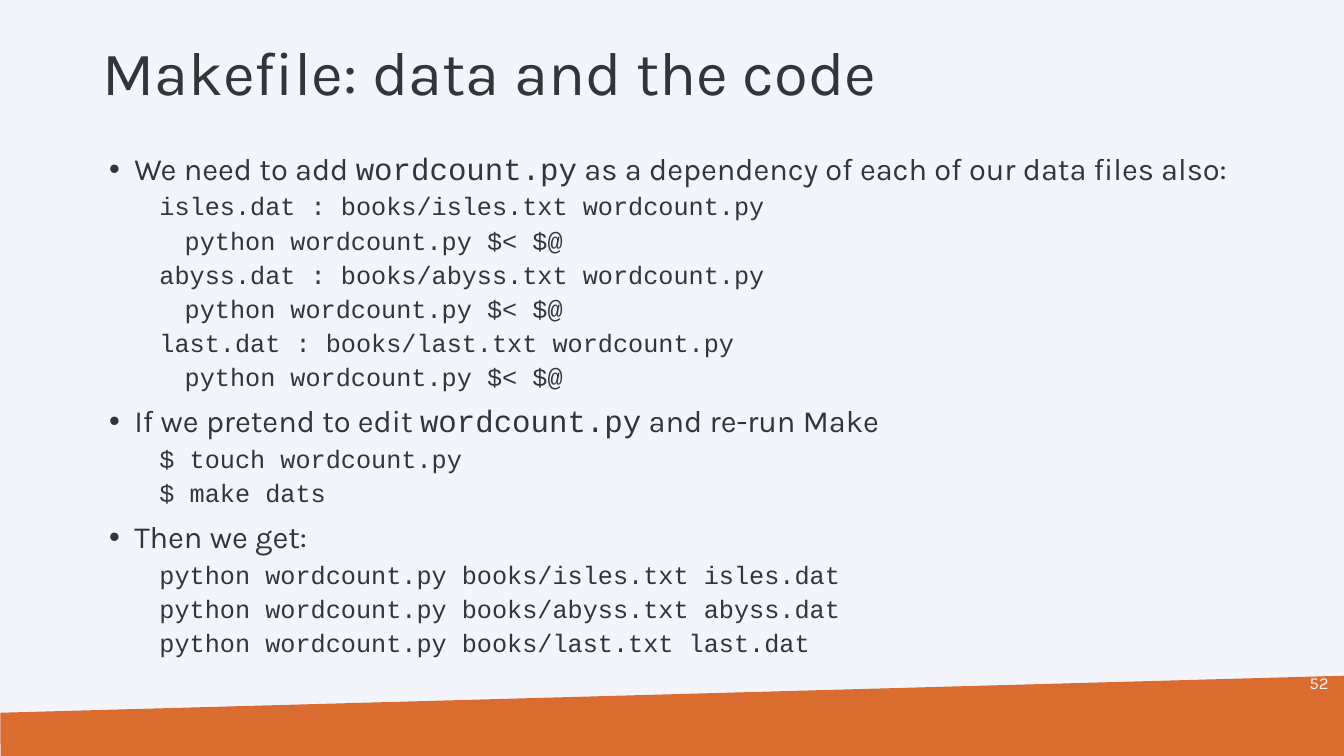
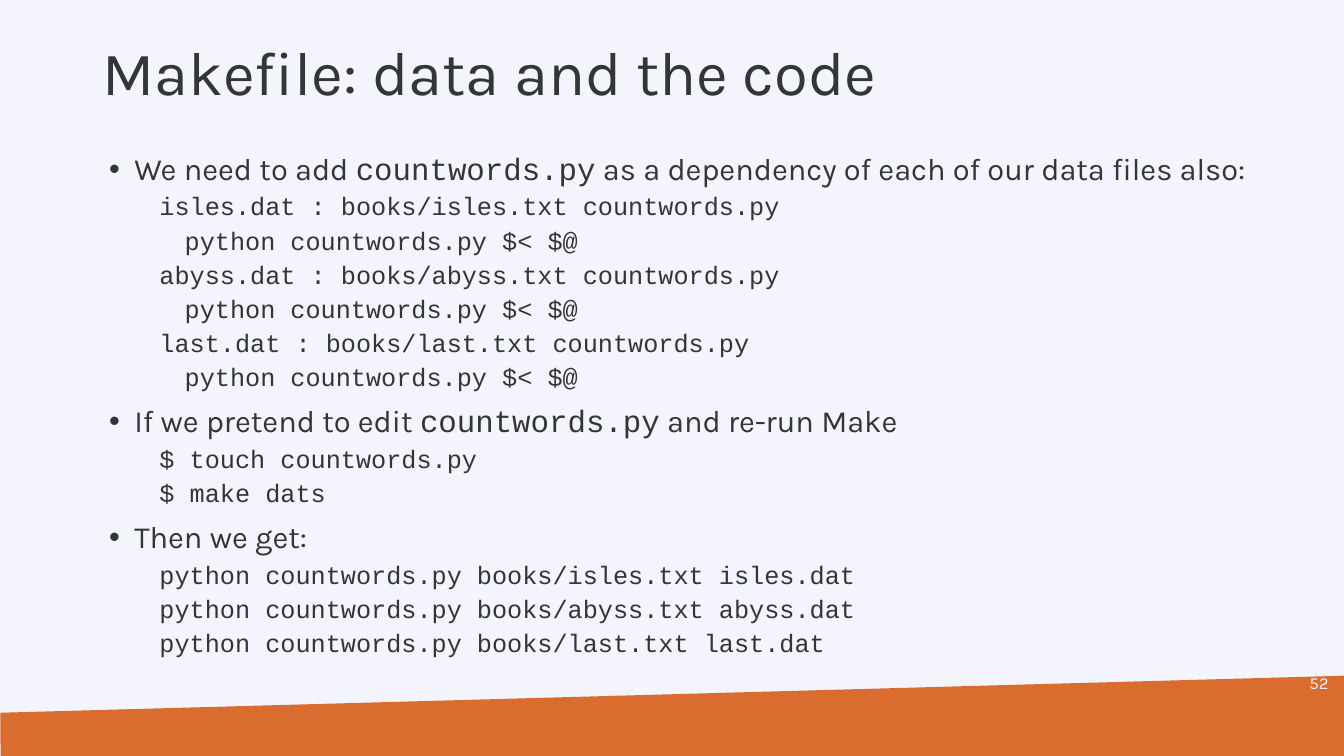
Before and after one commit to hpcleuven/Makefile-intro, a slide deck: slide 52 of Make.pptx. Drawn at 1344x756 pixels with LibreOffice and Linux fonts; fonts in the diff are those of the drawing; background and template pictures are left out. Boxes give left, top, right and bottom in pixels: in the first picture for what was removed or moved away, otherwise in the second. Text is boxed around its words. In the diff, an @@ line names an element or a change of style, - is before the commit and + after.

```diff
--- a/Make.pptx
+++ b/Make.pptx
@@ text at [134,158,1246,474]: text changed @@
-• We need to add wordcount.py as a dependency of each of our data files also:
-  isles.dat : books/isles.txt wordcount.py
-  python wordcount.py $< $@
-  abyss.dat : books/abyss.txt wordcount.py
-  python wordcount.py $< $@
-  last.dat : books/last.txt wordcount.py
-  python wordcount.py $< $@
-• If we pretend to edit wordcount.py and re-run Make
-  $ touch wordcount.py
+• We need to add countwords.py as a dependency of each of our data files also:
+  isles.dat : books/isles.txt countwords.py
+  python countwords.py $< $@
+  abyss.dat : books/abyss.txt countwords.py
+  python countwords.py $< $@
+  last.dat : books/last.txt countwords.py
+  python countwords.py $< $@
+• If we pretend to edit countwords.py and re-run Make
+  $ touch countwords.py
@@ text at [159,565,855,658]: text changed @@
-  python wordcount.py books/isles.txt isles.dat
-  python wordcount.py books/abyss.txt abyss.dat
-  python wordcount.py books/last.txt last.dat
+  python countwords.py books/isles.txt isles.dat
+  python countwords.py books/abyss.txt abyss.dat
+  python countwords.py books/last.txt last.dat
```
Also in this commit, not shown: 58 other slides changed, 1 other file.
